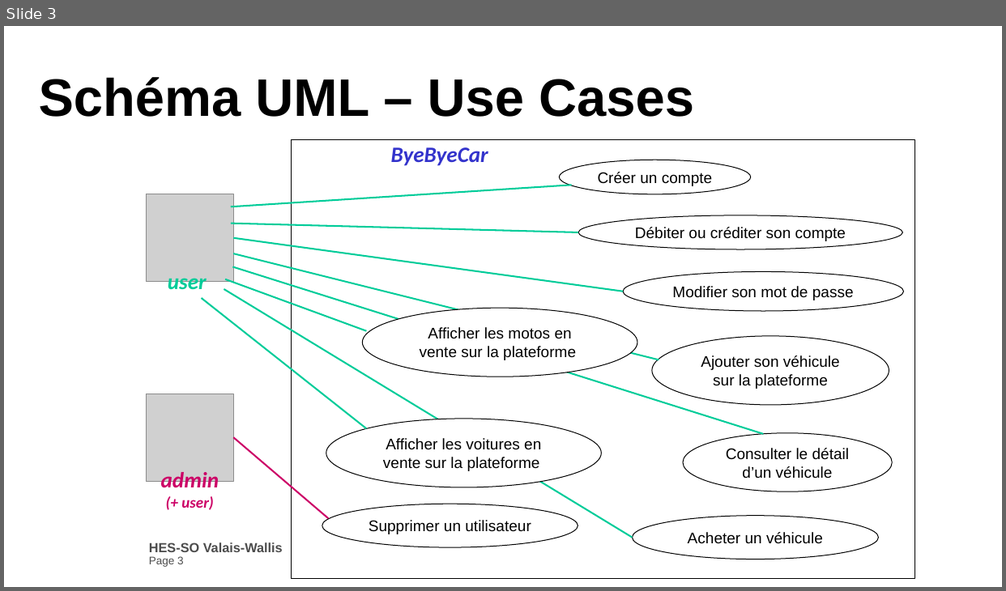
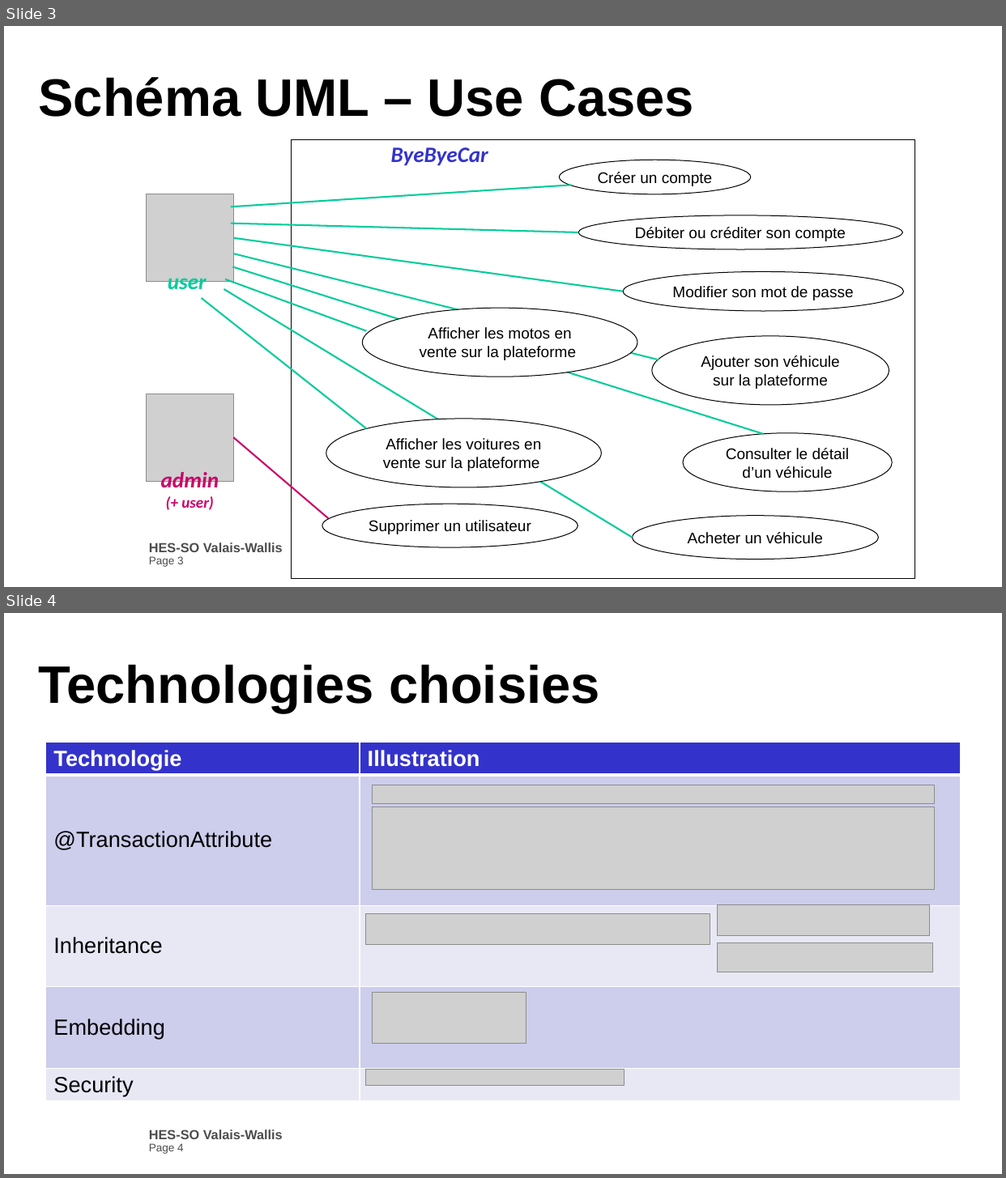
Before and after one commit to Bornatch/JavaEE_MiniProjet, a slide deck: Montaine_Valentin_ByeByeCar.pptx. Shown one above the other, each under a label of ours: slide 3 before the commit, slides 3 and 4 after it. The pictures are 1006x591 and 1006x1178 pixels, drawn with LibreOffice and Linux fonts; fonts in the diff are those of the drawing; grey boxes stand for pictures; background and template pictures are left out. Boxes give left, top, right and bottom in pixels: in the first picture for what was removed or moved away, otherwise in the second. Text is boxed around its words. In the diff, an @@ line names an element or a change of style, - is before the commit and + after.

```diff
--- a/Montaine_Valentin_ByeByeCar.pptx
+++ b/Montaine_Valentin_ByeByeCar.pptx
@@ slide 4 added at bbox=[4, 613, 1002, 1174], background #FFFFFF; not listed: 1 template element that a slide beside it also shows @@
@@ text added at bbox=[39, 664, 600, 713], 48 pt, text #000000, bold @@
+Technologies choisies
@@ table added at bbox=[46, 742, 960, 1099], 5 rows, 2 columns @@
+Technologie | Illustration
+@TransactionAttribute | 
+Inheritance | 
+Embedding | 
+Security | 
@@ picture added at bbox=[373, 785, 935, 804] @@
@@ picture added at bbox=[373, 807, 935, 889] @@
@@ picture added at bbox=[366, 914, 710, 945] @@
@@ picture added at bbox=[718, 905, 930, 936] @@
@@ picture added at bbox=[718, 943, 933, 973] @@
@@ picture added at bbox=[373, 992, 526, 1043] @@
@@ picture added at bbox=[366, 1069, 624, 1085] @@
```
Also in this commit, not shown: 2 slides changed, 1 other slide added, 4 other files.
